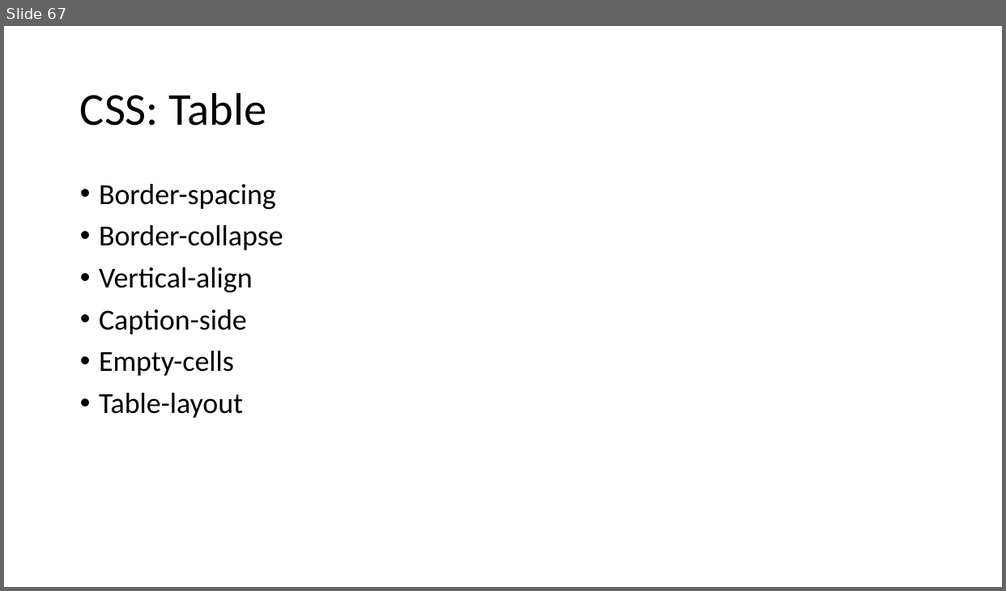
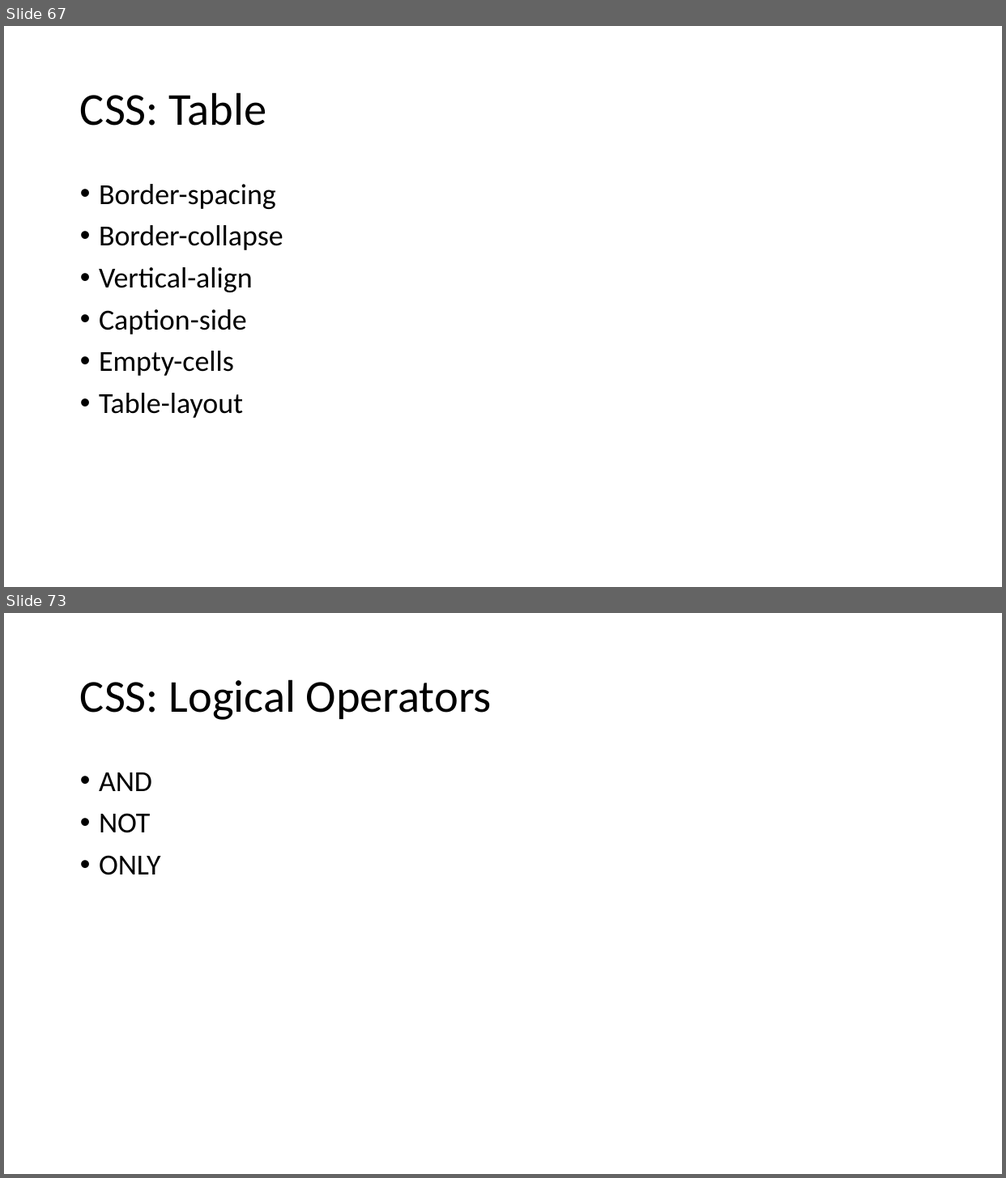
Before and after one commit to PiyushChaturvedii/Batch04, a slide deck: CSS.pptx. Shown one above the other, each under a label of ours: slide 67 before the commit, slides 67 and 73 after it; the slides between them are not shown. The pictures are 1006x591 and 1006x1178 pixels, drawn with LibreOffice and Linux fonts; fonts in the diff are those of the drawing. Boxes give left, top, right and bottom in pixels: in the first picture for what was removed or moved away, otherwise in the second. Text is boxed around its words. In the diff, an @@ line names an element or a change of style, - is before the commit and + after.

```diff
--- a/CSS.pptx
+++ b/CSS.pptx
@@ slide 73 added at (x1=4, y1=613, x2=1002, y2=1174), background #FFFFFF @@
@@ title added at (x1=80, y1=679, x2=492, y2=720), 44 pt, text #000000 @@
+CSS: Logical Operators
@@ text added at (x1=99, y1=773, x2=161, y2=875), 28 pt, text #000000 @@
+• AND
+• NOT
+• ONLY
```
Also in this commit, not shown: 5 other slides added, 2 other files.
